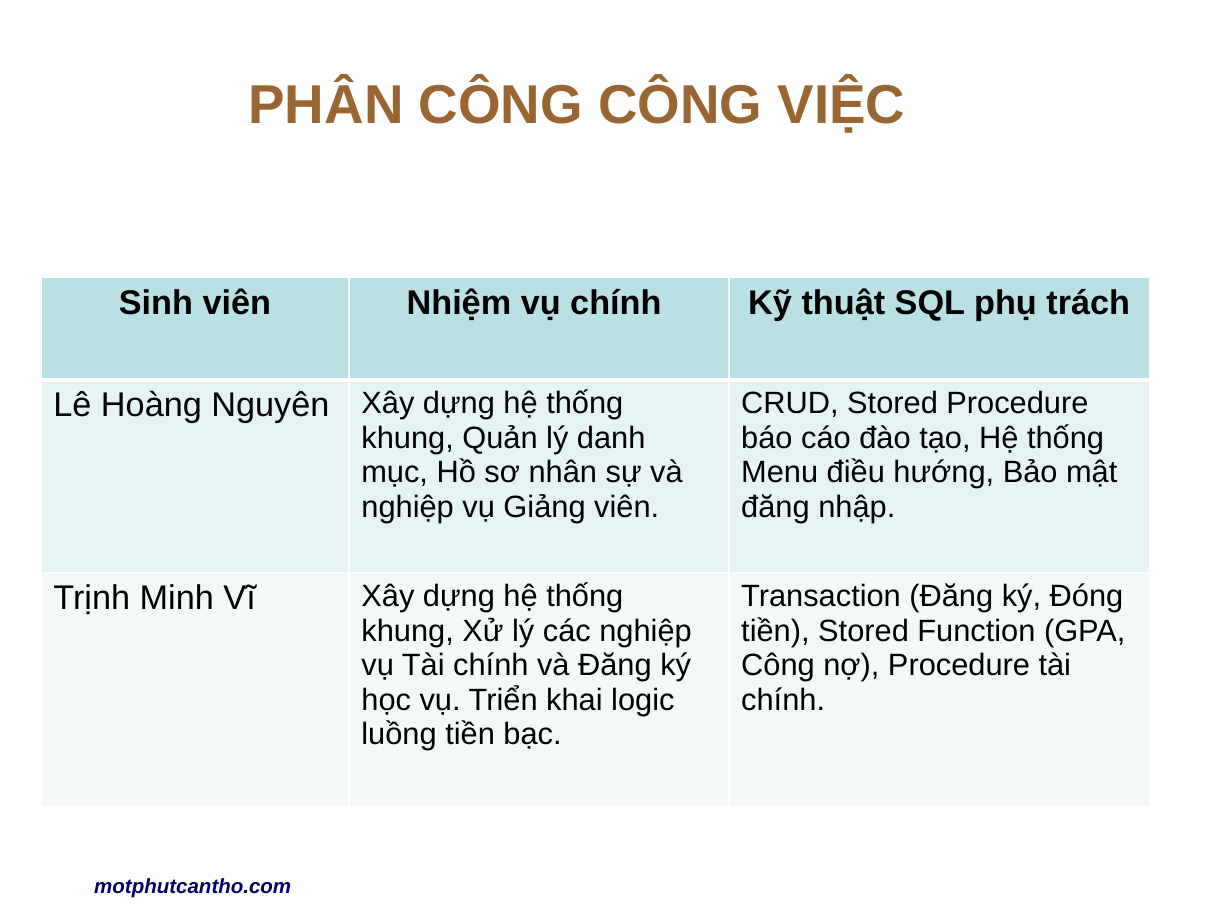
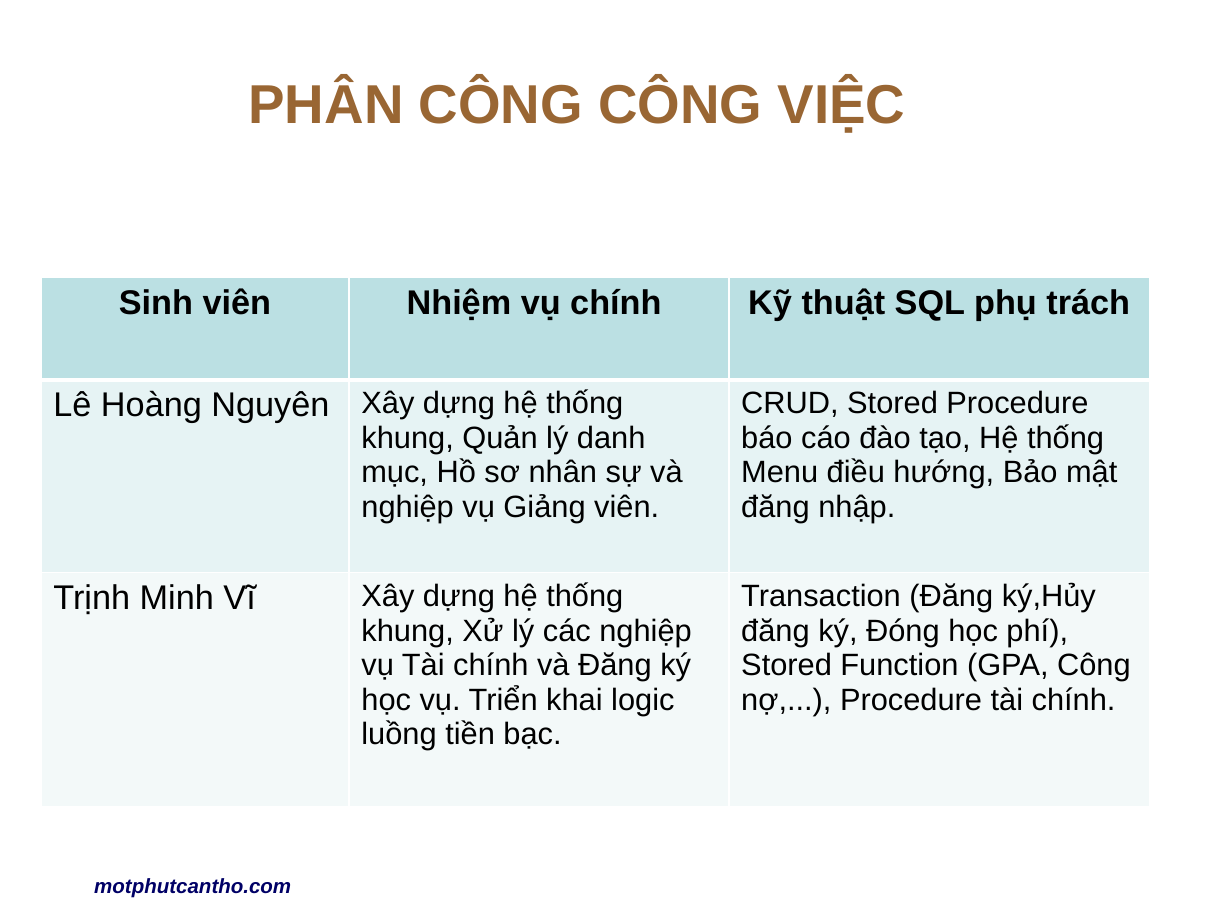
Before and after one commit to NguyenLH2005/nguyenB2306564_viB2306600, a slide deck: slide 7 of nguyenb2306564-vib2306600.pptx. Drawn at 1232x924 pixels with LibreOffice and Linux fonts; fonts in the diff are those of the drawing; background and template pictures are left out. Boxes give left, top, right and bottom in pixels: in the first picture for what was removed or moved away, otherwise in the second. Text is boxed around its words. In the diff, an @@ line names an element or a change of style, - is before the commit and + after.

Commit message:
cập nhật pptx transaction

```diff
--- a/nguyenb2306564-vib2306600.pptx
+++ b/nguyenb2306564-vib2306600.pptx
@@ table at <box>41,277,1149,807</box> @@
-row 3, column 3: Transaction (Đăng ký, Đóng tiền), Stored Function (GPA, Công nợ), Procedure tài chính.
+row 3, column 3: Transaction (Đăng ký,Hủy đăng ký, Đóng học phí), Stored Function (GPA, Công nợ,...), Procedure tài chính.
```
Also in this commit, not shown: 3 other slides changed, 2 slides added, 14 other files.
